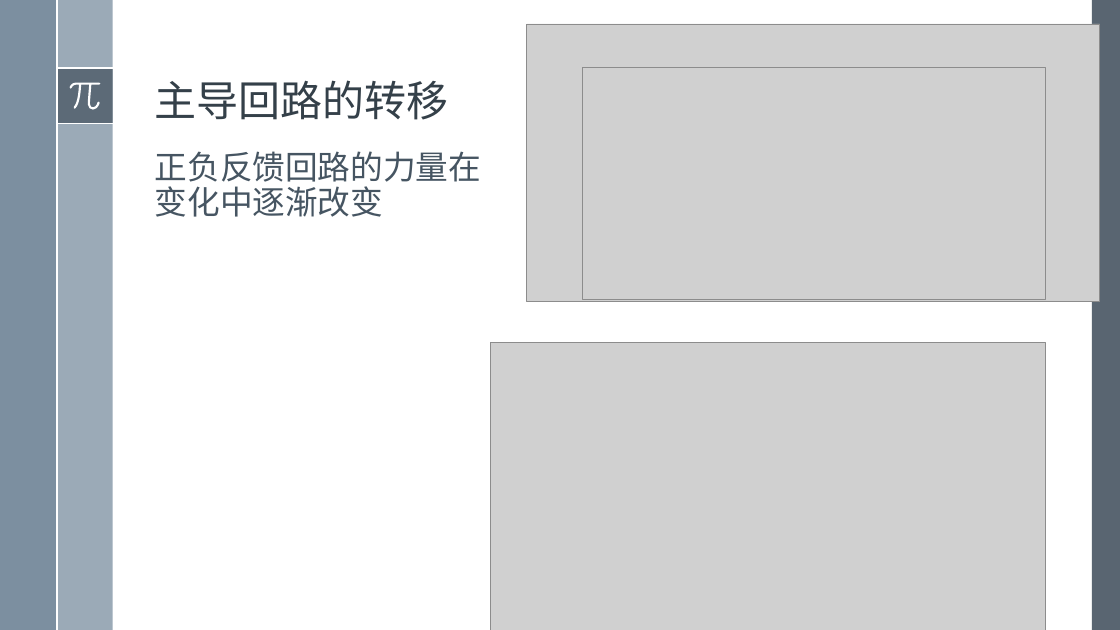
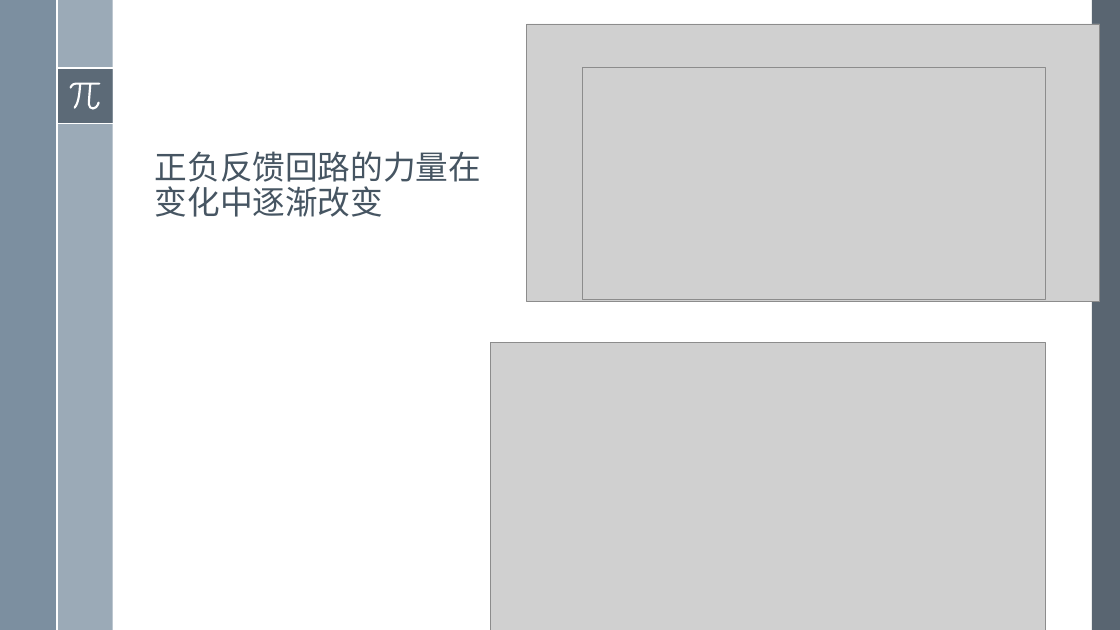
Before and after one commit to exoplanetX/SystemDynamics, a slide deck: slide 6 of 系统仿真-10- 正反馈和路径依赖（编写中）.pptx. Drawn at 1120x630 pixels with LibreOffice and Linux fonts; fonts in the diff are those of the drawing; grey boxes stand for pictures. Boxes give left, top, right and bottom in pixels: in the first picture for what was removed or moved away, otherwise in the second. Text is boxed around its words. In the diff, an @@ line names an element or a change of style, - is before the commit and + after.

```diff
--- a/系统仿真-10- 正反馈和路径依赖（编写中）.pptx
+++ b/系统仿真-10- 正反馈和路径依赖（编写中）.pptx
@@ title removed at [155, 80, 449, 120] @@
-主导回路的转移
```
Also in this commit, not shown: 5 other slides changed, 1 slide added, 2 slides removed, 1 other file.
